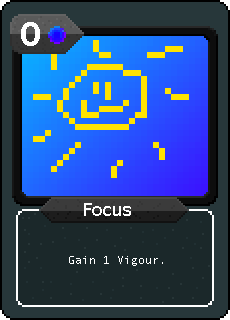
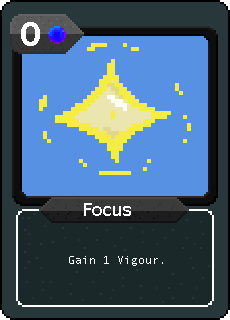
Layered file, before and after one edit (w=230, h=320). Changes by layer:
painted on "New layer #2" over [22, 36, 208, 196]
added layer "focusart.png copy" above "Pasted Layer #2" over [22, 36, 208, 196]
